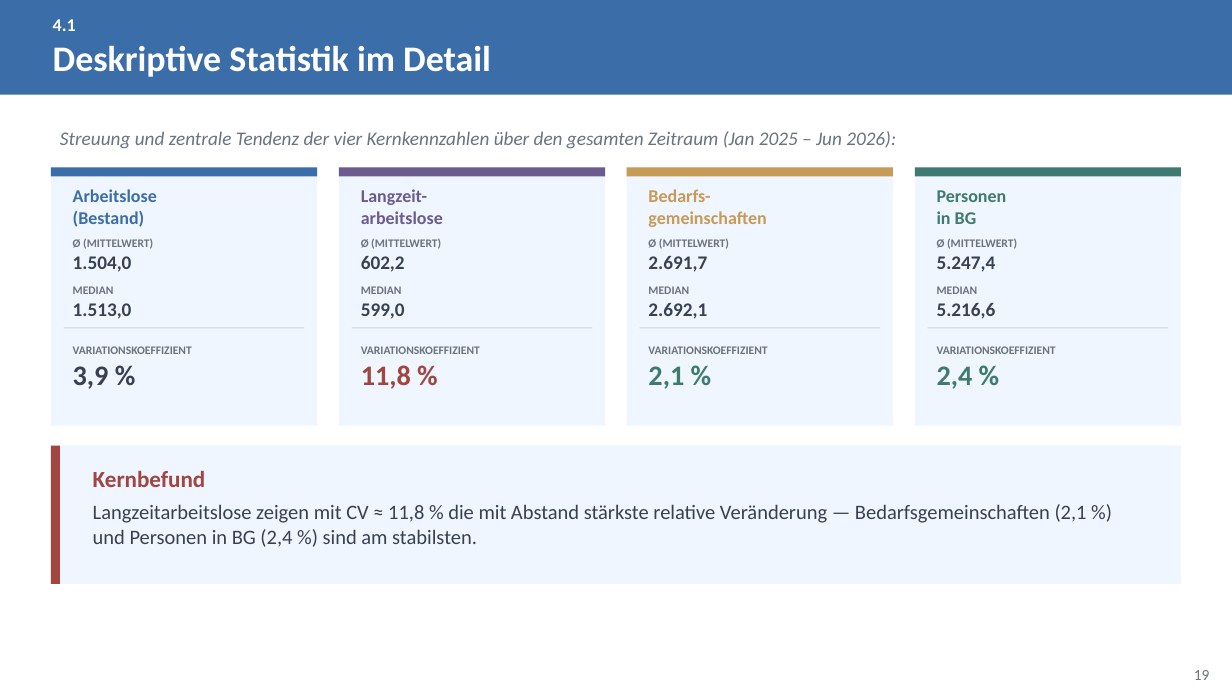
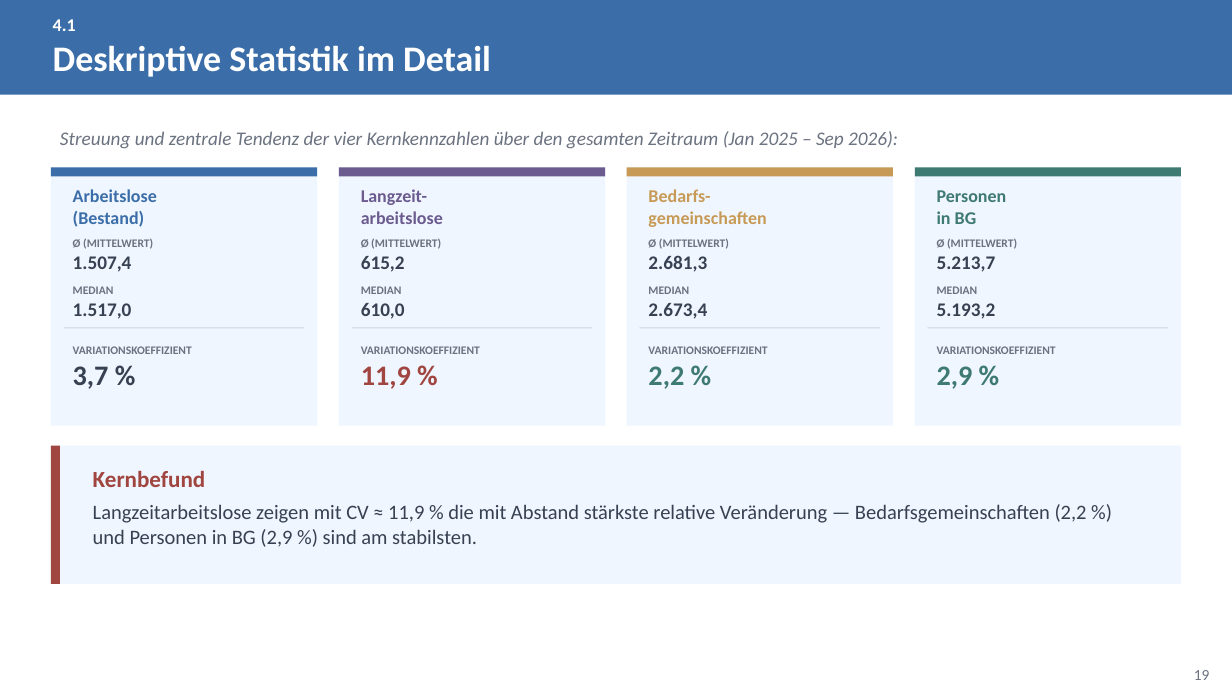
Before and after one commit to eufunk/arbeitsmarkt-regensburg, a slide deck: slide 19 of Docs/Projektpraesentation.pptx. Drawn at 1232x693 pixels with LibreOffice and Linux fonts; fonts in the diff are those of the drawing. Boxes give left, top, right and bottom in pixels: in the first picture for what was removed or moved away, otherwise in the second. Text is boxed around its words. In the diff, an @@ line names an element or a change of style, - is before the commit and + after.

```diff
--- a/Docs/Projektpraesentation.pptx
+++ b/Docs/Projektpraesentation.pptx
@@ text at <box>60,131,898,149</box>: text changed @@
-Streuung und zentrale Tendenz der vier Kernkennzahlen über den gesamten Zeitraum (Jan 2025 – Jun 2026):
+Streuung und zentrale Tendenz der vier Kernkennzahlen über den gesamten Zeitraum (Jan 2025 – Sep 2026):
@@ text at <box>73,256,132,272</box>: text changed @@
-1.504,0
+1.507,4
@@ text at <box>361,256,405,272</box>: text changed @@
-602,2
+615,2
@@ text at <box>648,255,707,272</box>: text changed @@
-2.691,7
+2.681,3
@@ text at <box>937,256,996,272</box>: text changed @@
-5.247,4
+5.213,7
@@ text at <box>73,303,132,319</box>: text changed @@
-1.513,0
+1.517,0
@@ text at <box>361,303,405,319</box>: text changed @@
-599,0
+610,0
@@ text at <box>648,303,707,319</box>: text changed @@
-2.692,1
+2.673,4
@@ text at <box>937,303,996,319</box>: text changed @@
-5.216,6
+5.193,2
@@ text at <box>73,366,109,389</box>: text changed @@
-3,9 %
+3,7 %
@@ text at <box>361,366,411,389</box>: text changed @@
-11,8 %
+11,9 %
@@ text at <box>648,366,684,389</box>: text changed @@
-2,1 %
+2,2 %
@@ text at <box>937,366,973,389</box>: text changed @@
-2,4 %
+2,9 %
@@ text at <box>93,504,1087,547</box>: text changed @@
-Langzeitarbeitslose zeigen mit CV ≈ 11,8 % die mit Abstand stärkste relative Veränderung — Bedarfsgemeinschaften (2,1 %) und Personen in BG (2,4 %) sind am stabilsten.
+Langzeitarbeitslose zeigen mit CV ≈ 11,9 % die mit Abstand stärkste relative Veränderung — Bedarfsgemeinschaften (2,2 %) und Personen in BG (2,9 %) sind am stabilsten.
```
Also in this commit, not shown: 59 other slides changed, 1 slide added, 1 other file.
